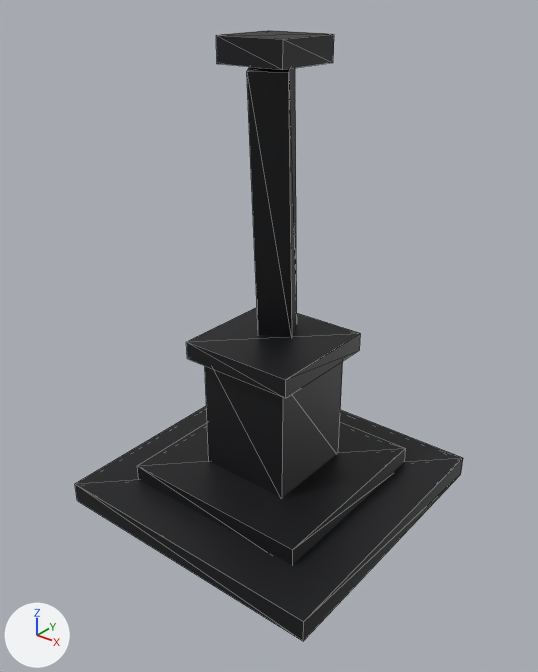
Two versions of the glTF model assets/models/town_monument.glb, one commit apart.
Rendered twice from a 50 mm camera at (6.98, -8.87, 8.59) aimed at (0.12, -0.3, 3.28). The axes (+X, +Y, +Z) are drawn at lower left. The lights are the same throughout. The older version comes first. Mesh edges are drawn as thin lines. Vertices at exactly the same position are counted once.

Objects in the first picture: 'prop'.
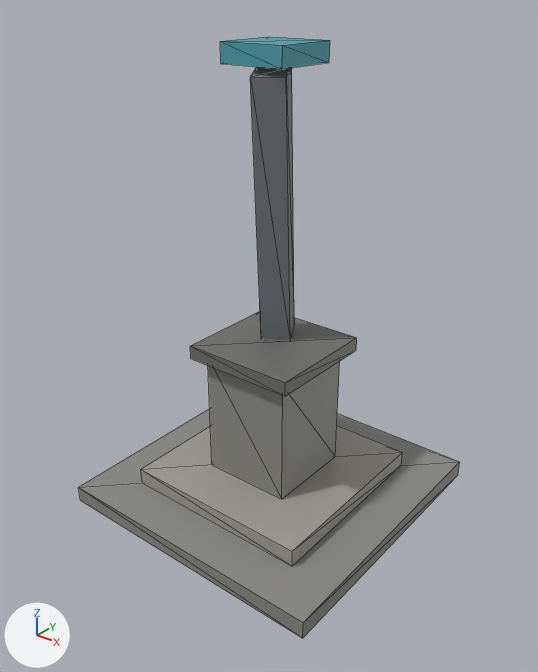
Pixel boxes [x1, y1, x2, y2] of what changed, in the pictures (538 x 672 px; the box of a moved part takes in the faces that stretch with it):
'prop', reshaped
    before: [75, 30, 463, 641]
    after: [79, 36, 460, 638]
part 1 of me_prop, moved or reshaped (not visible before)
    after: [79, 409, 460, 638]
part 2 of me_prop, moved or reshaped (not visible before)
    after: [141, 426, 403, 566]
part 3 of me_prop, moved or reshaped (not visible before)
    after: [208, 361, 340, 499]
part 4 of me_prop, moved or reshaped (not visible before)
    after: [190, 311, 357, 396]
part 5 of me_prop, moved or reshaped (not visible before)
    after: [250, 67, 294, 340]
part 6 of me_prop, moved or reshaped (not visible before)
    after: [220, 36, 330, 69]
part 7 of me_prop, deleted
    before: [75, 30, 463, 641]

Diff of the bpy script that builds the scene:
```diff
--- a/assets/models/town_monument.glb.py
+++ b/assets/models/town_monument.glb.py
@@ me_prop @@
 # used by ob_prop; location = (0.0, 0.0, 0.0)
-me_prop.from_pydata(...)  # 96 vertices, 144 faces; spans x -2.54..2.54, y -2.54..2.54, z 0.0..7.83
+me_prop.from_pydata(...)  # 48 vertices, 72 faces; spans x -2.5..2.5, y -2.5..2.5, z 0.0..7.75
+# me_prop part 1: the loose piece of 8 vertices spanning x -2.5..2.5, y -2.5..2.5, z 0.04..0.34 is moved by (0.0, 0.0, -0.04)
+# me_prop part 2: the loose piece of 8 vertices spanning x -1.7..1.7, y -1.7..1.7, z 0.34..0.64 is moved by (0.0, 0.0, -0.04)
+# me_prop part 3: the loose piece of 8 vertices spanning x -0.8..0.8, y -0.8..0.8, z 0.64..2.84 is moved by (0.0, 0.0, -0.04)
+# me_prop part 4: the loose piece of 8 vertices spanning x -1.0..1.0, y -1.0..1.0, z 2.82..3.06 is moved by (0.0, 0.0, -0.04)
+# me_prop part 5: the loose piece of 8 vertices spanning x -0.51..0.51, y -0.64..0.64, z 3.03..7.45 is moved by (0.0, 0.0, -0.04)
+# me_prop part 6: the loose piece of 8 vertices spanning x -0.55..0.55, y -0.55..0.55, z 7.49..7.79 is moved by (0.0, 0.0, -0.04)
+# me_prop part 7: 6 loose pieces with 48 vertices, spanning x -2.54..2.54, y -2.54..2.54, z 0.0..7.83, are deleted
 me_prop.materials.append(mat_defaultmaterial)
```
